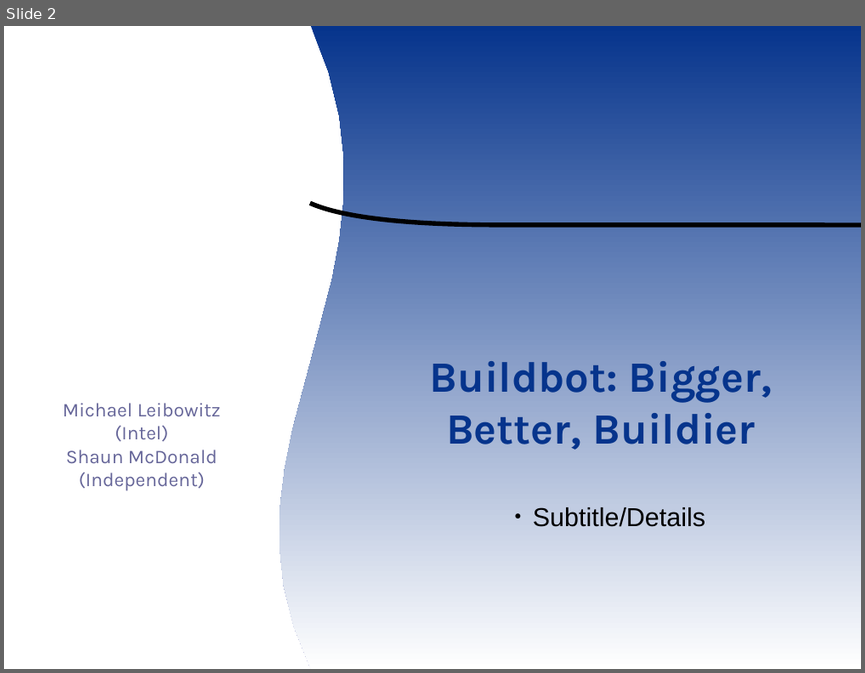
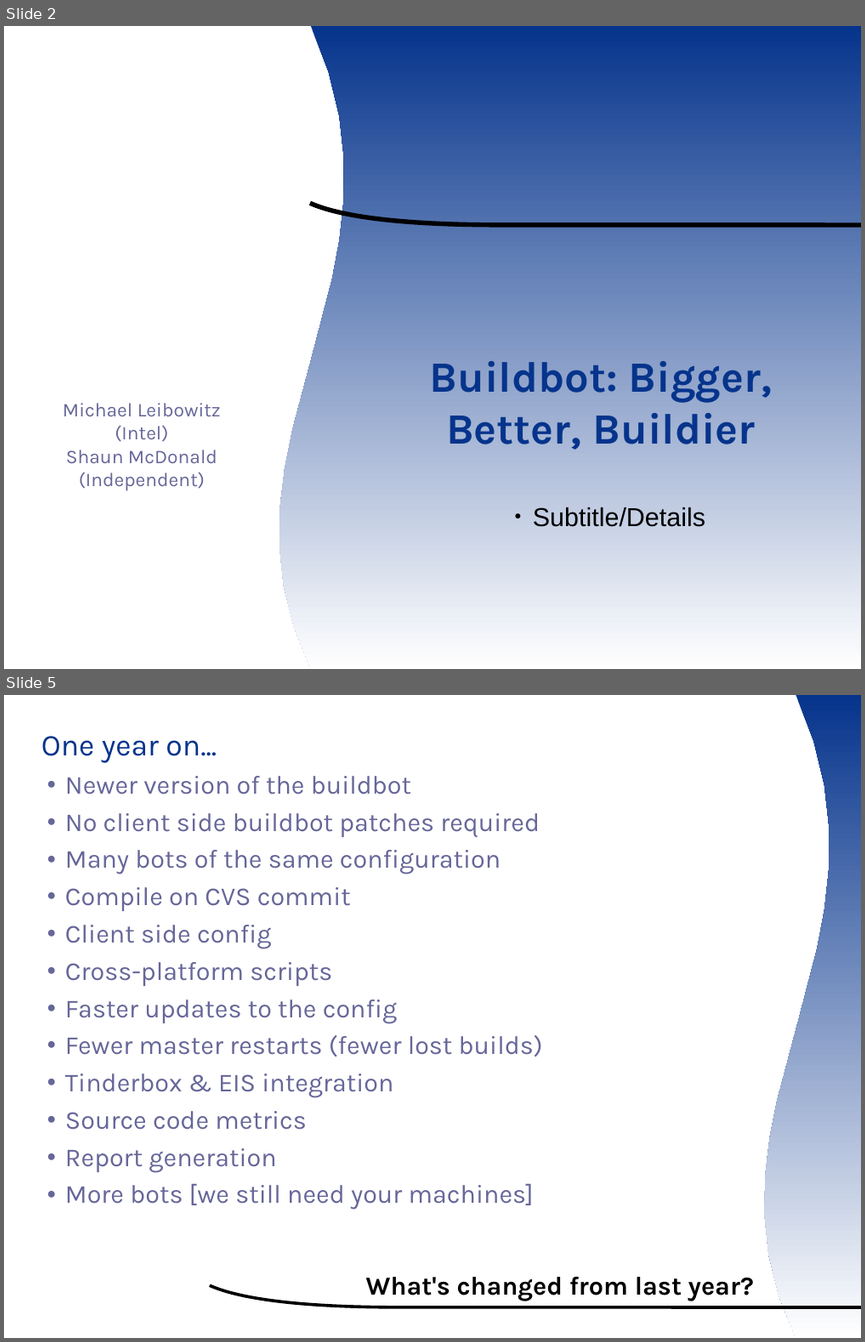
Before and after one commit to smsm1/ootermite, a slide deck: wiki/ooocon2007presentation.odp. Shown one above the other, each under a label of ours: slide 2 before the commit, slides 2 and 5 after it; the slides between them are not shown. The pictures are 865x673 and 865x1342 pixels, drawn with LibreOffice and Linux fonts; fonts in the diff are those of the drawing; background and template pictures are left out. Boxes give left, top, right and bottom in pixels: in the first picture for what was removed or moved away, otherwise in the second. Text is boxed around its words. In the diff, an @@ line names an element or a change of style, - is before the commit and + after.

```diff
--- a/wiki/ooocon2007presentation.odp
+++ b/wiki/ooocon2007presentation.odp
@@ slide 5 added at <box>4,695,861,1338</box>, background #FFFFFF @@
@@ freeform shape added at <box>765,695,861,1338</box>, fill gradient #06348C to #FFFFFF @@
@@ text added at <box>41,736,543,1209</box>, 24 pt, text #666699 @@
+  One year on...
+  ● Newer version of the buildbot
+  ● No client side buildbot patches required
+  ● Many bots of the same configuration
+  ● Compile on CVS commit
+  ● Client side config
+  ● Cross-platform scripts
+  ● Faster updates to the config
+  ● Fewer master restarts (fewer lost builds)
+  ● Tinderbox & EIS integration
+  ● Source code metrics
+  ● Report generation
+  ● More bots [we still need your machines]
@@ title added at <box>366,1276,754,1301</box>, 24 pt, text #000000, bold @@
+What's changed from last year?
@@ freeform shape added at <box>210,1285,861,1307</box>, outline #000000 2.83 pt @@
```
Also in this commit, not shown: 2 slides changed, 8 other slides added, 10 slides removed.
